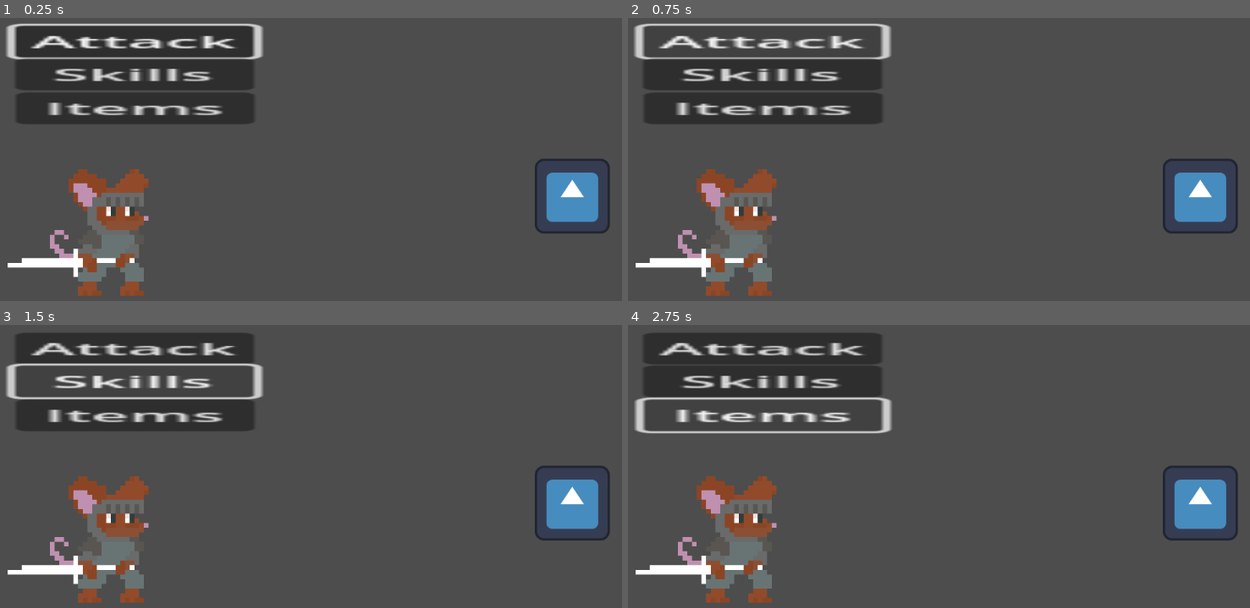
Above: before the commit, frames 1-4 (two rows, left to right).
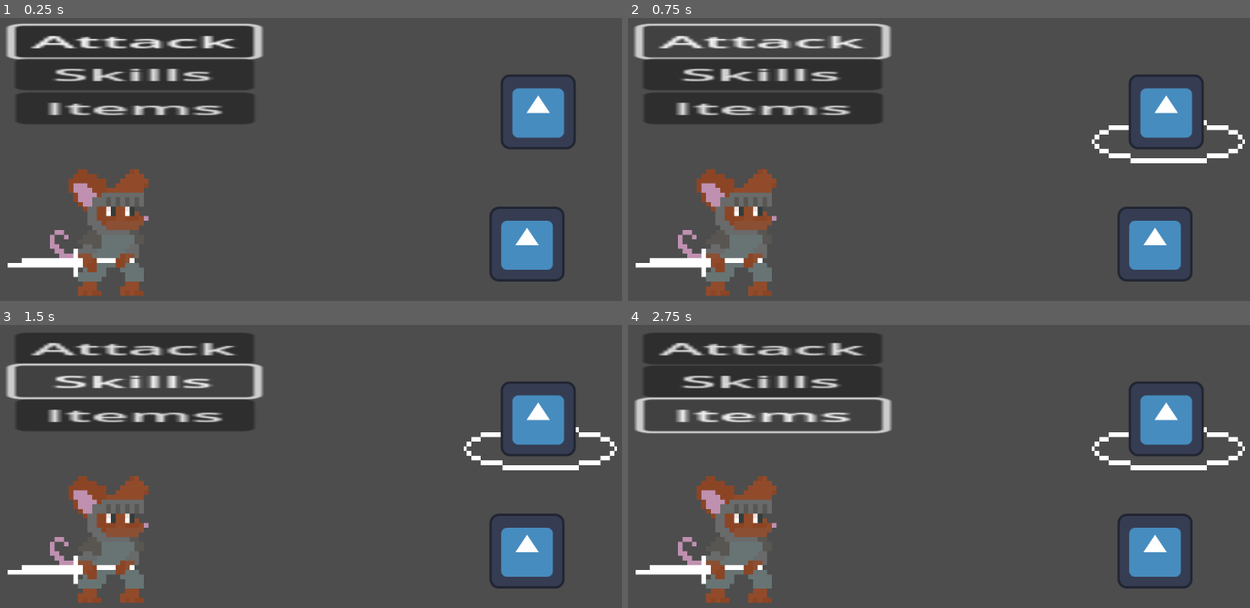
Above: after the commit, the same moments.

Repository: yeehaw114/CEN4090L
Game: Godot game, scene res://Scenes/battle_manager.tscn
Two runs of this game, one before a commit and one after it. Both use one fixed random seed, a clock stepped at 60 frames per second and the inputs below. This scene is started directly instead of the project's main scene. The engine's default icon, where the game draws it, is replaced by a stand-in: a white triangle on a blue panel in a dark square.
Inputs:
- Up to frame 1 (0.25 s): no input
- Up to frame 2 (0.75 s): click "Attack" at 0.5 s
- Up to frame 3 (1.5 s): click "Skills" at 1.25 s
- Up to frame 4 (2.75 s): click "Items" at 2 s

The runs differ from the first frame. In frame 1, 5.5% of the frame differs, in the area x 78-99%, y 20-94%; in frame 2, 6.1%, in the area x 74-100%, y 20-94%; in frame 3, 6.1%; in frame 4, 6.1%.

Commit message:
reorganized files

Diff:
--- a/Scenes/battle_manager.tscn
+++ b/Scenes/battle_manager.tscn
@@ -1,11 +1,10 @@
-[gd_scene load_steps=7 format=3 uid="uid://btaajwyd7swy2"]
+[gd_scene load_steps=6 format=3 uid="uid://btaajwyd7swy2"]
 
 [ext_resource type="Texture2D" uid="uid://jq5a3pilqh80" path="res://Assets/Textures/player_idle.png" id="1_58ulb"]
 [ext_resource type="Script" uid="uid://bw3704fmcgt8o" path="res://Scripts/battle_manager.gd" id="1_tvmj4"]
-[ext_resource type="Script" uid="uid://ce2cme4pswhcl" path="res://Scripts/ui.gd" id="2_8i1lf"]
-[ext_resource type="Texture2D" uid="uid://20n0xx2jk8h0" path="res://Assets/Textures/icon.svg" id="2_pjdjj"]
-[ext_resource type="Script" uid="uid://ber5iaoml6ibr" path="res://Scripts/player_combat.gd" id="2_tvmj4"]
-[ext_resource type="Script" uid="uid://ck6vqehtn7u6w" path="res://Scripts/enemy.gd" id="5_w1xkj"]
+[ext_resource type="Script" uid="uid://ce2cme4pswhcl" path="res://Scripts/ui/ui.gd" id="2_8i1lf"]
+[ext_resource type="Script" uid="uid://ber5iaoml6ibr" path="res://Scripts/character/player_combat.gd" id="2_tvmj4"]
+[ext_resource type="PackedScene" uid="uid://d1syl8lfndi8q" path="res://Scenes/enemy.tscn" id="5_w1xkj"]
 
 [node name="BattleManager" type="Node2D"]
 script = ExtResource("1_tvmj4")
@@ -28,6 +27,7 @@
 "
 
 [node name="SkillButton" type="Button" parent="UI"]
+layout_mode = 0
 offset_left = 26.0
 offset_top = 78.0
 offset_right = 84.0
@@ -37,6 +37,7 @@
 "
 
 [node name="ItemsButton" type="Button" parent="UI"]
+layout_mode = 0
 offset_left = 27.0
 offset_top = 136.0
 offset_right = 85.0
@@ -52,15 +53,16 @@
 texture = ExtResource("1_58ulb")
 script = ExtResource("2_tvmj4")
 health = 20
+dmg = 3
 
 [node name="Enemies" type="Node" parent="."]
 
-[node name="Enemy" type="Sprite2D" parent="Enemies"]
-position = Vector2(975, 313)
-texture = ExtResource("2_pjdjj")
-script = ExtResource("5_w1xkj")
-health = 10
+[node name="Enemy" parent="Enemies" instance=ExtResource("5_w1xkj")]
+position = Vector2(917, 169)
 
-[connection signal="pressed" from="UI/AttackButton" to="UI" method="_on_attack_button_pressed"]
-[connection signal="pressed" from="UI/SkillButton" to="UI" method="_on_skill_button_pressed"]
-[connection signal="pressed" from="UI/ItemsButton" to="UI" method="_on_items_button_pressed"]
+[node name="Enemy2" parent="Enemies" instance=ExtResource("5_w1xkj")]
+position = Vector2(898, 395)
+
+[connection signal="pressed" from="UI/AttackButton" to="." method="_on_attack_button_pressed"]
+[connection signal="pressed" from="UI/SkillButton" to="." method="_on_skill_button_pressed"]
+[connection signal="pressed" from="UI/ItemsButton" to="." method="_on_items_button_pressed"]
--- /dev/null
+++ b/Scenes/enemy.tscn
@@ -0,0 +1,18 @@
+[gd_scene load_steps=4 format=3 uid="uid://d1syl8lfndi8q"]
+
+[ext_resource type="Texture2D" uid="uid://20n0xx2jk8h0" path="res://Assets/Textures/icon.svg" id="1_afpow"]
+[ext_resource type="Script" uid="uid://ck6vqehtn7u6w" path="res://Scripts/character/enemy.gd" id="2_287tu"]
+[ext_resource type="Texture2D" uid="uid://cx3g6b3i4x7y0" path="res://Assets/Textures/select_target_ring.png" id="3_0830c"]
+
+[node name="Enemy" type="Sprite2D"]
+texture = ExtResource("1_afpow")
+script = ExtResource("2_287tu")
+health = 10
+
+[node name="SelectRing" type="Sprite2D" parent="."]
+visible = false
+show_behind_parent = true
+texture_filter = 1
+position = Vector2(4, 55)
+scale = Vector2(4.07813, 8.125)
+texture = ExtResource("3_0830c")
--- a/Scenes/game.tscn
+++ b/Scenes/game.tscn
@@ -1,6 +1,6 @@
 [gd_scene load_steps=4 format=3 uid="uid://qqfd2j7c0dss"]
 
-[ext_resource type="Script" uid="uid://bcbs1ksntqi0x" path="res://Scripts/player_controller.gd" id="1_qxrlw"]
+[ext_resource type="Script" uid="uid://bcbs1ksntqi0x" path="res://Scripts/character/player_controller.gd" id="1_qxrlw"]
 [ext_resource type="Texture2D" uid="uid://20n0xx2jk8h0" path="res://Assets/Textures/icon.svg" id="2_wrm1d"]
 
 [sub_resource type="RectangleShape2D" id="RectangleShape2D_e2o6t"]
--- /dev/null
+++ b/Scripts/actions/combat_action.gd
@@ -0,0 +1,20 @@
+extends Node
+class_name Action
+
+enum ACTION_TYPE {DAMAGE, HEAL}
+
+var sender: Character
+var recipient: Character
+var value
+var type
+var status_effect
+var status_effect_value
+
+func _init(_sender, _recipient, _value, _type, status_effect=null,status_effect_value=null) -> void:
+	sender = _sender
+	recipient = _recipient
+	value = _value
+	if _type == 'heal':
+		type = ACTION_TYPE.HEAL
+	else:
+		type = ACTION_TYPE.DAMAGE
--- a/Scripts/battle_manager.gd
+++ b/Scripts/battle_manager.gd
@@ -1,11 +1,44 @@
 extends Node2D
+@onready var enemies_node: Node = $Enemies
+
+@onready var enemy_test: Enemy = $Enemies/Enemy
+
 
 @export var player: Character
 @export var enemy: Character
 var current_character: Character
+var enemies: Array = []
+var currently_selected_enemy: Character
 
 var game_over: bool = false
+
+func _ready() -> void:
+	set_enemys()
+
 
 func next_turn():
 	if game_over:
 		return
+
+func set_enemys():
+	for e in enemies_node.get_children():
+		enemies.append(e)
+		print(e.health)
+
+func select_character():
+	var e: Character
+	e = enemies[0]
+	e.selected()
+
+
+func _on_attack_button_pressed() -> void:
+	print('attack button selected')
+	select_character()
+
+
+func _on_skill_button_pressed() -> void:
+	pass # Replace with function body.
+
+
+func _on_items_button_pressed() -> void:
+	pass # Replace with function body.
--- a/Scripts/character.gd
+++ b/Scripts/character/character.gd
@@ -3,6 +3,7 @@
 
 @export_category('Stats')
 @export var health: int
+@export var dmg: int
 
 func begin_turn():
 	pass
--- /dev/null
+++ b/Scripts/character/enemy.gd
@@ -0,0 +1,10 @@
+extends Character
+class_name Enemy
+
+@onready var select_ring: Sprite2D = $SelectRing
+
+func selected():
+	select_ring.visible = true
+
+func unselected():
+	select_ring.visible = false
--- a/Scripts/player_combat.gd
+++ /dev/null
@@ -1 +0,0 @@
-extends Character
--- a/Scripts/ui.gd
+++ /dev/null
@@ -1,19 +0,0 @@
-extends Control
-
-@onready var attack_button: Button = $AttackButton
-@onready var skill_button: Button = $SkillButton
-@onready var items_button: Button = $ItemsButton
-
-func _ready() -> void:
-	attack_button.grab_focus()
-
-func _on_attack_button_pressed() -> void:
-	print('pressed attack button')
-
-
-func _on_skill_button_pressed() -> void:
-	print('pressed skill button')
-
-
-func _on_items_button_pressed() -> void:
-	print('pressed items button')
--- /dev/null
+++ b/Scripts/ui/ui.gd
@@ -0,0 +1,8 @@
+extends Control
+
+@onready var attack_button: Button = $AttackButton
+@onready var skill_button: Button = $SkillButton
+@onready var items_button: Button = $ItemsButton
+
+func _ready() -> void:
+	attack_button.grab_focus()
Binary file added: Assets/Textures/select_target_ring.png
Not shown, added: Assets/Textures/select_target_ring.png.import
Not shown, added: Scripts/actions/combat_action.gd.uid
Renamed: Scripts/character.gd.uid -> Scripts/character/character.gd.uid
Renamed: Scripts/enemy.gd.uid -> Scripts/character/enemy.gd.uid
Renamed: Scripts/enemy.gd -> Scripts/character/player_combat.gd
Renamed: Scripts/player_combat.gd.uid -> Scripts/character/player_combat.gd.uid
Renamed: Scripts/player_controller.gd -> Scripts/character/player_controller.gd
Renamed: Scripts/player_controller.gd.uid -> Scripts/character/player_controller.gd.uid
Renamed: Scripts/ui.gd.uid -> Scripts/ui/ui.gd.uid
